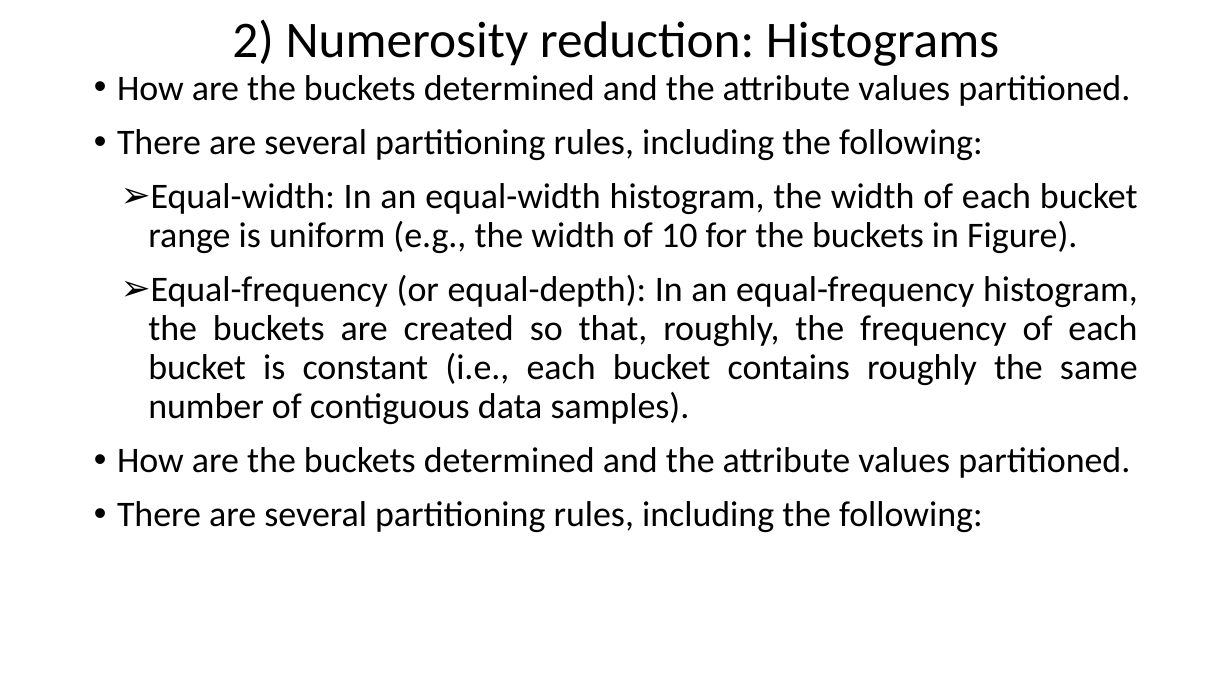
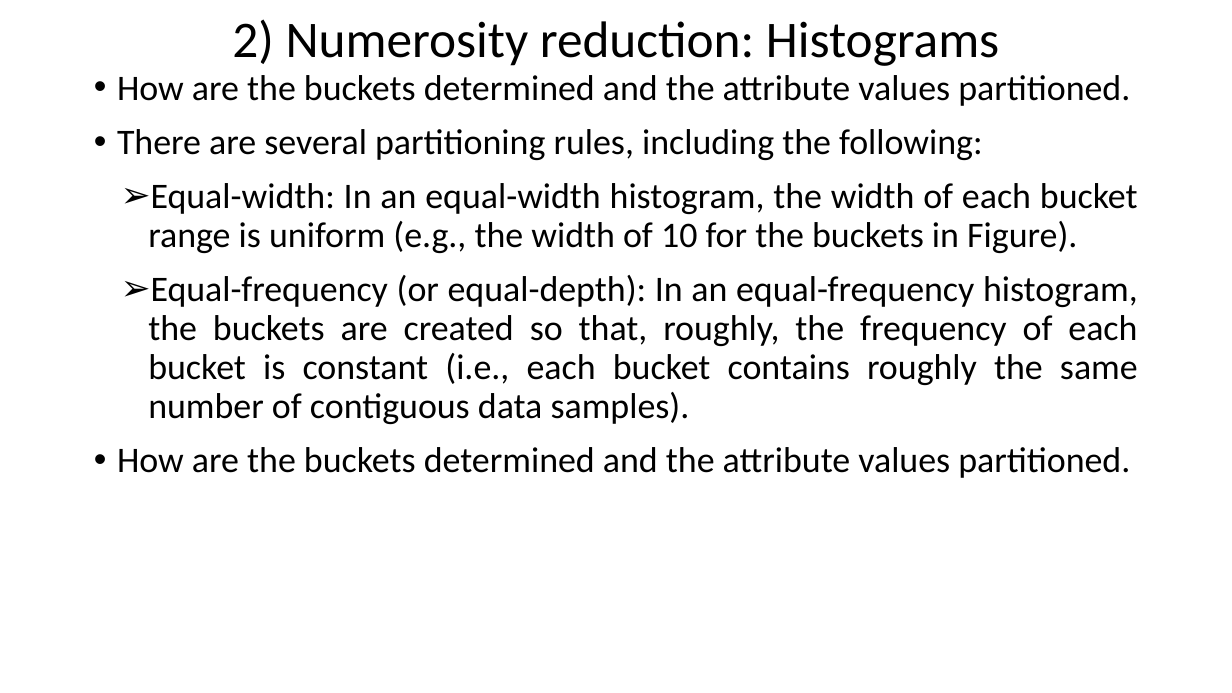
Before and after one commit to Gaurav-88074/MCA, a slide deck: slide 75 of SEM1/DATA MINING/3. Data Preprocessing (1).pptx. Drawn at 1232x693 pixels with LibreOffice and Linux fonts; fonts in the diff are those of the drawing. Boxes give left, top, right and bottom in pixels: in the first picture for what was removed or moved away, otherwise in the second. Text is boxed around its words. In the diff, an @@ line names an element or a change of style, - is before the commit and + after.

```diff
--- a/SEM1/DATA MINING/3. Data Preprocessing (1).pptx
+++ b/SEM1/DATA MINING/3. Data Preprocessing (1).pptx
@@ text at bbox=[117, 501, 983, 532]: paragraph removed @@
-  • There are several partitioning rules, including the following:
```
Also in this commit, not shown: 19 other slides changed, 1 slide added, 1 slide removed, 18 other files.
